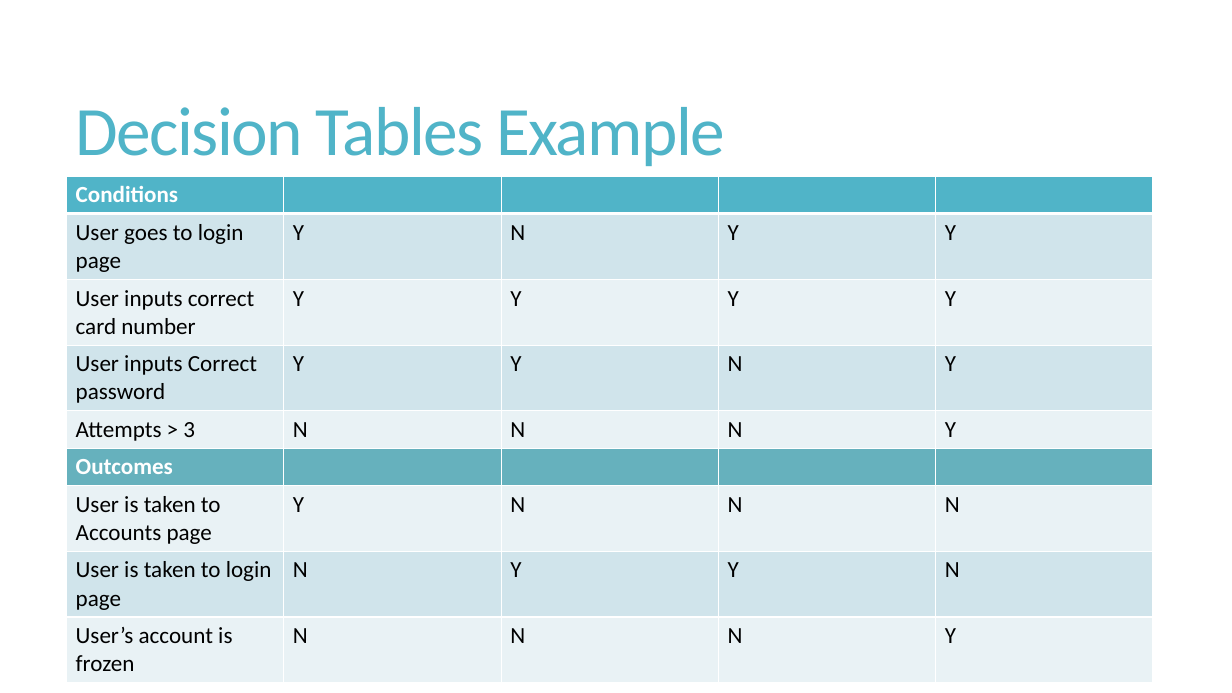
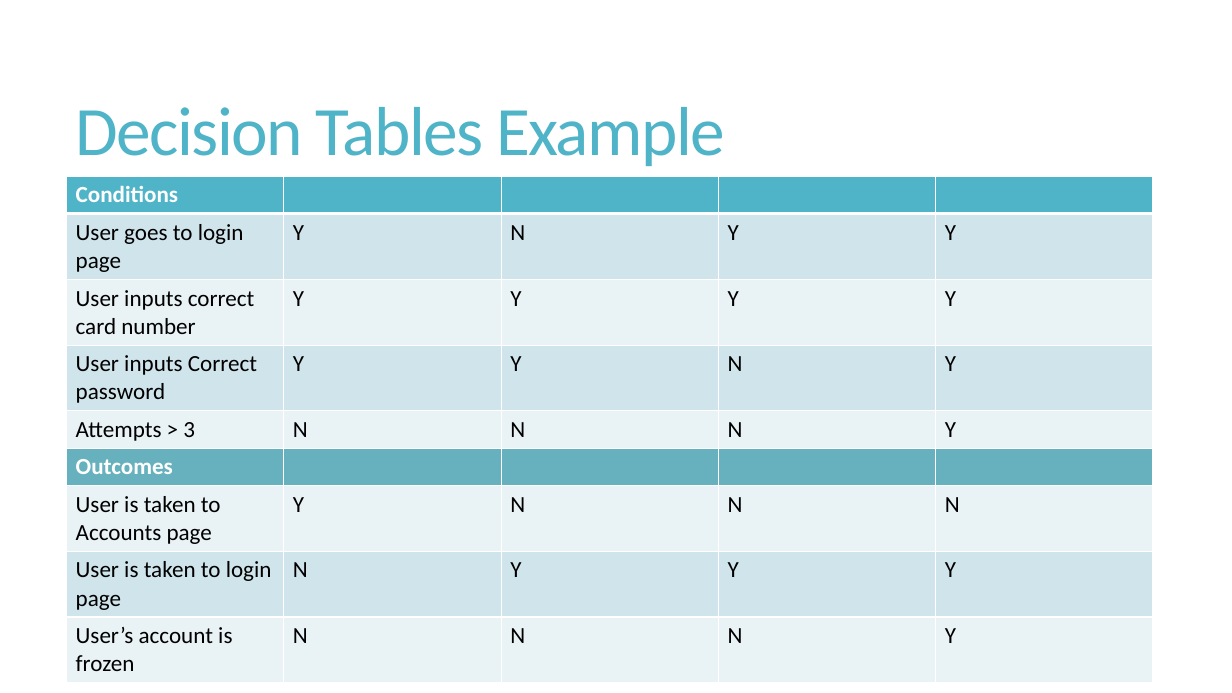
Before and after one commit to shabbir-hussain/ecse321tutW15, a slide deck: slide 8 of 04-RequirementsCont.pptx. Drawn at 1232x693 pixels with LibreOffice and Linux fonts; fonts in the diff are those of the drawing. Boxes give left, top, right and bottom in pixels: in the first picture for what was removed or moved away, otherwise in the second. Text is boxed around its words. In the diff, an @@ line names an element or a change of style, - is before the commit and + after.

```diff
--- a/04-RequirementsCont.pptx
+++ b/04-RequirementsCont.pptx
@@ table at <box>67,177,1153,677</box> @@
-row 8, column 5: N
+row 8, column 5: Y
```
Also in this commit, not shown: 2 other slides changed, 16 other files.
